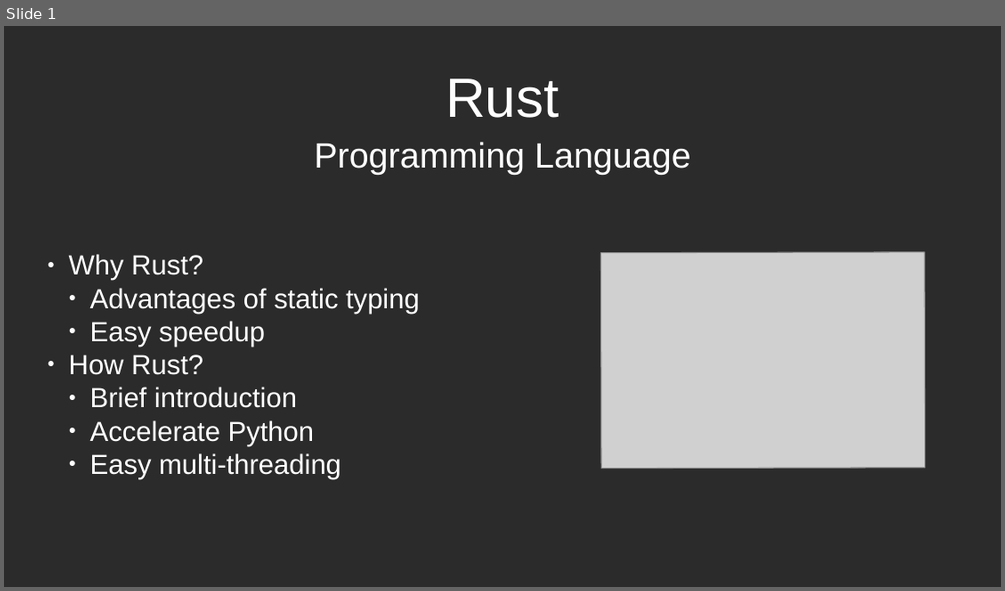
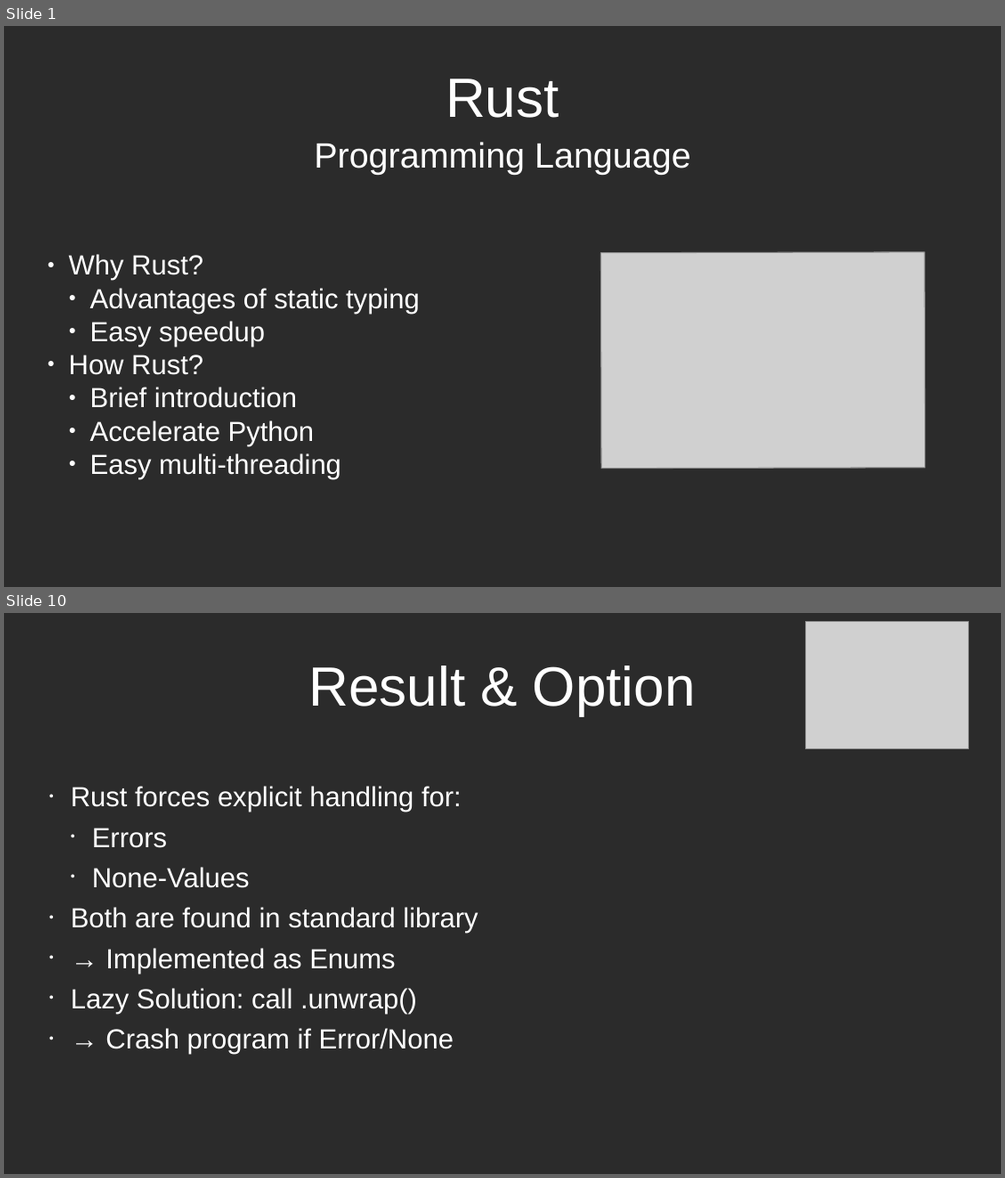
Before and after one commit to lucastepper/rust_talk, a slide deck: rust_presentation.odp. Shown one above the other, each under a label of ours: slide 1 before the commit, slides 1 and 10 after it; the slides between them are not shown. The pictures are 1005x591 and 1005x1178 pixels, drawn with LibreOffice and Linux fonts; fonts in the diff are those of the drawing; grey boxes stand for pictures; background and template pictures are left out; a plain dark background stands for a picture behind light text. Boxes give left, top, right and bottom in pixels: in the first picture for what was removed or moved away, otherwise in the second. Text is boxed around its words. In the diff, an @@ line names an element or a change of style, - is before the commit and + after.

```diff
--- a/rust_presentation.odp
+++ b/rust_presentation.odp
@@ slide 10 added at (4,613,1001,1174), background picture (left out) @@
@@ picture added at (805,621,968,748) @@
@@ title added at (308,666,696,715), 44 pt, text #FFFFFF @@
+Result & Option
@@ text added at (71,786,477,1054), 22 pt, text #FFFFFF @@
+• Rust forces explicit handling for:
+  • Errors
+  • None-Values
+• Both are found in standard library
+• → Implemented as Enums
+• Lazy Solution: call .unwrap()
+• → Crash program if Error/None
```
Also in this commit, not shown: 8 slides changed, 2 other slides added, 14 other files.
